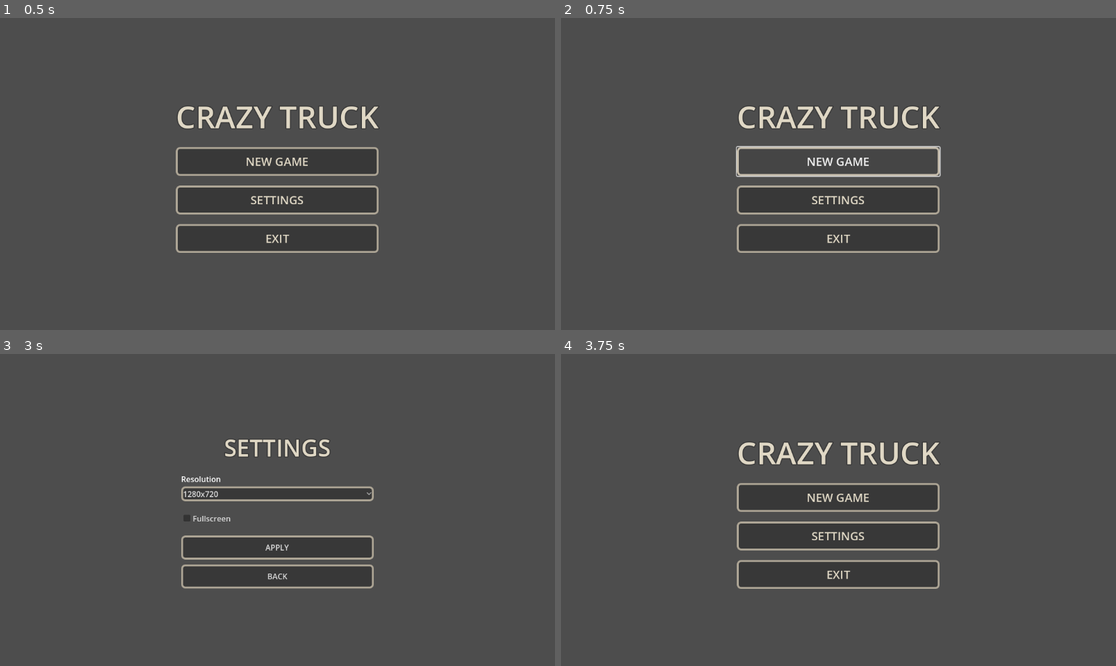
Above: before the commit, frames 1-4 (two rows, left to right).
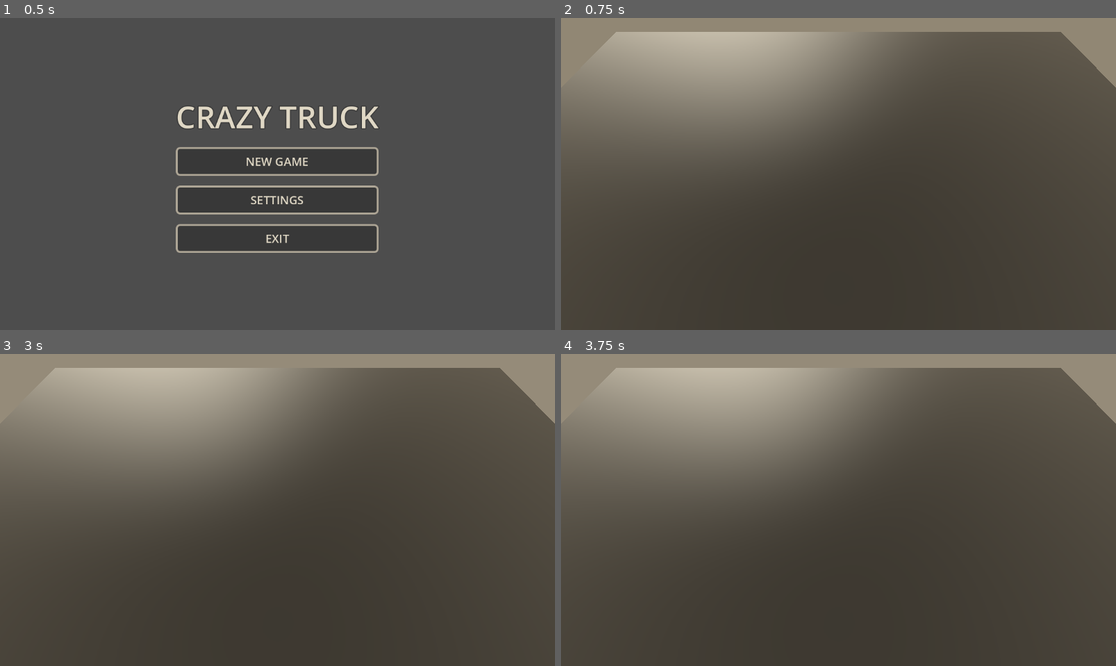
Above: after the commit, the same moments.

Repository: gruzek/CrazyTruck
Game: Godot game, scene res://scenes/intro/MainMenu.tscn
Same seed, same stepped clock (60 frames per second), same inputs: the game is played once before the commit and once after it.
Inputs (mouse positions are in pixels of both pictures, inside the frame that each line leads up to):
- Up to frame 1 (0.5 s): no input
- Up to frame 2 (0.75 s): click "NEW GAME" at 0.5 s
- Up to frame 3 (3 s): click (277, 497) at 1.25 s, where only the run before the commit has a clickable "NEW GAME"; click (277, 497) at 2 s, where only the run before the commit has a clickable "NEW GAME"; click (277, 534) at 2.75 s, where only the run before the commit has a clickable "SETTINGS"
- Up to frame 4 (3.75 s): click (838, 575) at 3.5 s, where only the run before the commit has a clickable "BACK"

Frame 1 is identical in both runs. In frame 2, 43% of the frame differs, in the area x 0-100%, y 0-100%; in frame 3, 43%; in frame 4, 44%.

Commit message:
Clicking "New Game" moves to the level-01 scene

Diff:
--- /dev/null
+++ b/characters/truck/truck.tscn
@@ -0,0 +1,3 @@
+[gd_scene format=3 uid="uid://drfdd6v1ylluj"]
+
+[node name="Truck" type="Node3D"]
--- /dev/null
+++ b/objects/spawnPoint/spawnPoint.tscn
@@ -0,0 +1,3 @@
+[gd_scene format=3 uid="uid://ctdbc8tik1c7w"]
+
+[node name="SpawnPoint" type="Node3D"]
--- a/scenes/intro/main_menu.gd
+++ b/scenes/intro/main_menu.gd
@@ -6,7 +6,7 @@
 	$CenterContainer/VBoxContainer/ExitButton.pressed.connect(_on_exit_pressed)
 
 func _on_new_game_pressed():
-	get_tree().change_scene_to_file("res://scenes/worldMap/StrategicMap.tscn")
+	get_tree().change_scene_to_file("res://scenes/level-01/level-01.tscn")
 
 func _on_settings_pressed():
 	get_tree().change_scene_to_file("res://scenes/settings/SettingsMenu.tscn")
--- /dev/null
+++ b/scenes/level-01/level-01.tscn
@@ -0,0 +1,42 @@
+[gd_scene load_steps=5 format=3 uid="uid://ctdgpb2jbghhh"]
+
+[ext_resource type="PackedScene" uid="uid://ctdbc8tik1c7w" path="res://objects/spawnPoint/spawnPoint.tscn" id="1_rq5lv"]
+
+[sub_resource type="BoxMesh" id="BoxMesh_fqg4s"]
+
+[sub_resource type="StandardMaterial3D" id="StandardMaterial3D_ted77"]
+albedo_color = Color(0.266575, 0.266575, 0.266575, 1)
+
+[sub_resource type="Environment" id="Environment_ihtsc"]
+fog_enabled = true
+fog_light_color = Color(0.587836, 0.545045, 0.468297, 1)
+fog_light_energy = 1.24
+fog_sun_scatter = 0.18
+fog_density = 0.005
+fog_sky_affect = 0.752
+volumetric_fog_albedo = Color(0.69597, 0.642591, 0.614878, 1)
+volumetric_fog_emission = Color(0.55778, 0.517377, 0.460004, 1)
+volumetric_fog_emission_energy = 0.0
+volumetric_fog_length = 37.74
+volumetric_fog_ambient_inject = 0.57
+
+[node name="Level-01" type="Node3D"]
+
+[node name="Floor" type="MeshInstance3D" parent="."]
+transform = Transform3D(100, 0, 0, 0, 1, 0, 0, 0, 100, 0, -0.5, 0)
+mesh = SubResource("BoxMesh_fqg4s")
+surface_material_override/0 = SubResource("StandardMaterial3D_ted77")
+
+[node name="SpawnPoint" parent="." instance=ExtResource("1_rq5lv")]
+transform = Transform3D(1, 0, 0, 0, 1, 0, 0, 0, 1, -38.5124, 0, 44.1182)
+
+[node name="WorldEnvironment" type="WorldEnvironment" parent="."]
+environment = SubResource("Environment_ihtsc")
+
+[node name="DirectionalLight3D" type="DirectionalLight3D" parent="."]
+transform = Transform3D(-0.594427, -0.70829, -0.380765, -0.662578, 0.699708, -0.267204, 0.455682, 0.0934528, -0.885223, 0, 135.85, 0)
+light_color = Color(0.880599, 0.847806, 0.771293, 1)
+light_energy = 4.429
+
+[node name="TestCamera" type="Camera3D" parent="."]
+transform = Transform3D(1, 0, 0, 0, 0.483343, 0.875431, 0, -0.875431, 0.483343, 0, 24.5514, 0)
